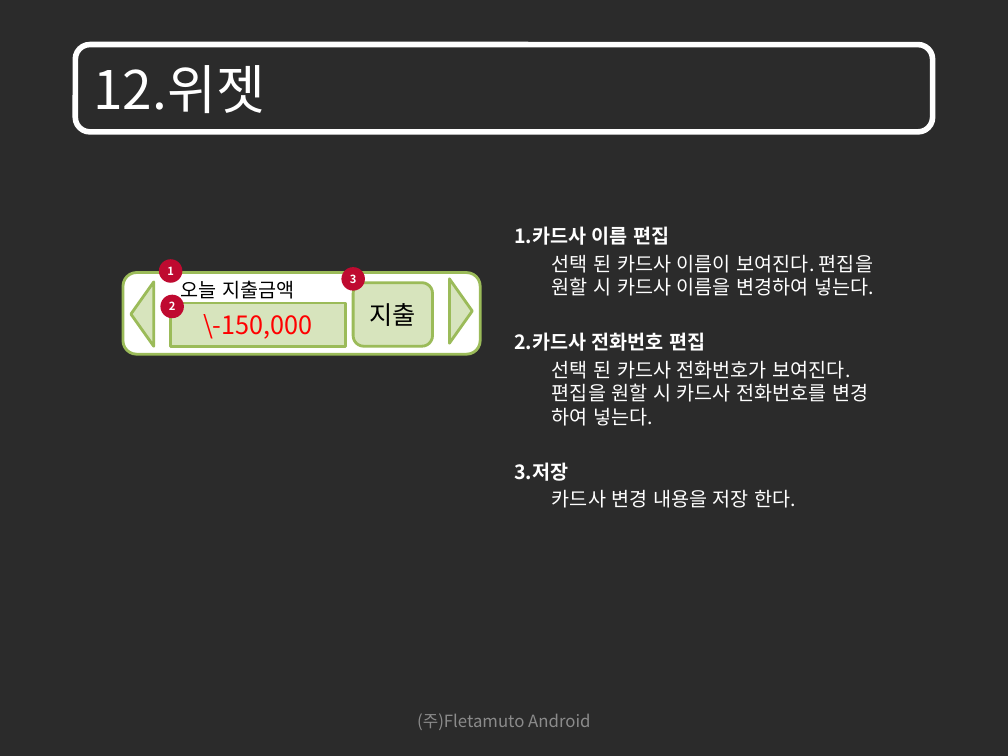
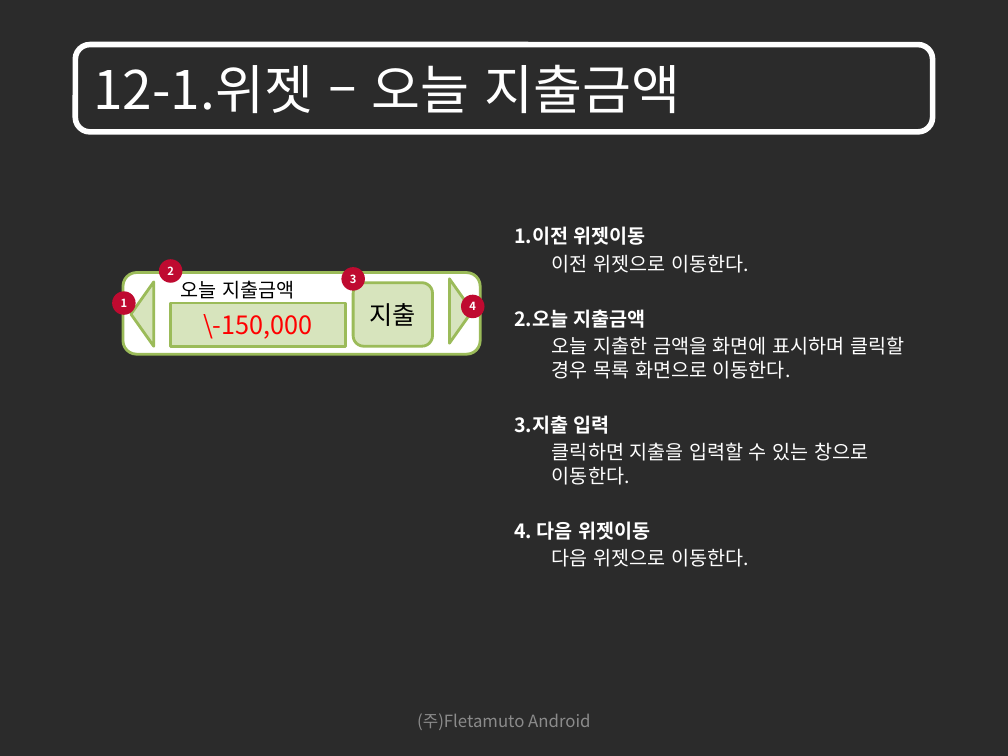
Before and after one commit to limjunghoon/fmfinance, a slide deck: slide 99 of trunk/DOC/GUI/GUI_Guide_For_Investment_Techniques_SW_101008_V1.2.pptx (slide 97 before the commit). Drawn at 1008x756 pixels with LibreOffice and Linux fonts; fonts in the diff are those of the drawing; background and template pictures are left out; a plain dark background stands for a picture behind light text. Boxes give left, top, right and bottom in pixels: in the first picture for what was removed or moved away, otherwise in the second. Text is boxed around its words. In the diff, an @@ line names an element or a change of style, - is before the commit and + after.

```diff
--- a/trunk/DOC/GUI/GUI_Guide_For_Investment_Techniques_SW_101008_V1.2.pptx
+++ b/trunk/DOC/GUI/GUI_Guide_For_Investment_Techniques_SW_101008_V1.2.pptx
@@ title at (93,64,681,113): text changed @@
-12.위젯
+12-1.위젯 – 오늘 지출금액
@@ text at (514,226,904,567): text changed @@
-1.카드사 이름 편집
-선택 된 카드사 이름이 보여진다. 편집을 원할 시 카드사 이름을 변경하여 넣는다.
-2.카드사 전화번호 편집
-선택 된 카드사 전화번호가 보여진다. 편집을 원할 시 카드사 전화번호를 변경 하여 넣는다.
-3.저장
-카드사 변경 내용을 저장 한다.
+1.이전 위젯이동
+이전 위젯으로 이동한다.
+2.오늘 지출금액
+오늘 지출한 금액을 화면에 표시하며 클릭할 경우 목록 화면으로 이동한다.
+3.지출 입력
+클릭하면 지출을 입력할 수 있는 창으로 이동한다.
+4. 다음 위젯이동
+다음 위젯으로 이동한다.
@@ ellipse "2": place and size @@
-ellipse "2" at (160,294,183,318)
+ellipse "2" at (159,259,182,282)
@@ ellipse "1": place and size @@
-ellipse "1" at (159,259,182,282)
+ellipse "1" at (112,291,135,314)
@@ ellipse added at (461,294,484,318), fill #BF0A30, 8 pt, text #FFFFFF, bold @@
+4
```
Also in this commit, not shown: 7 other slides changed, 2 slides added.
